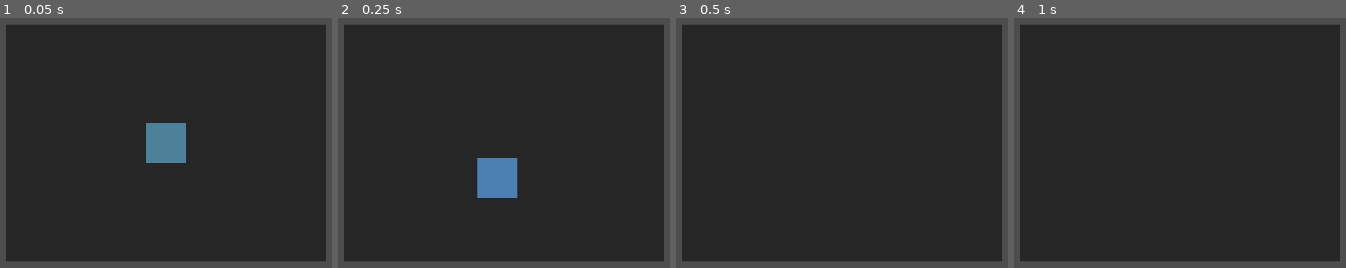
Above: before the commit, frames 1-4 (left to right).
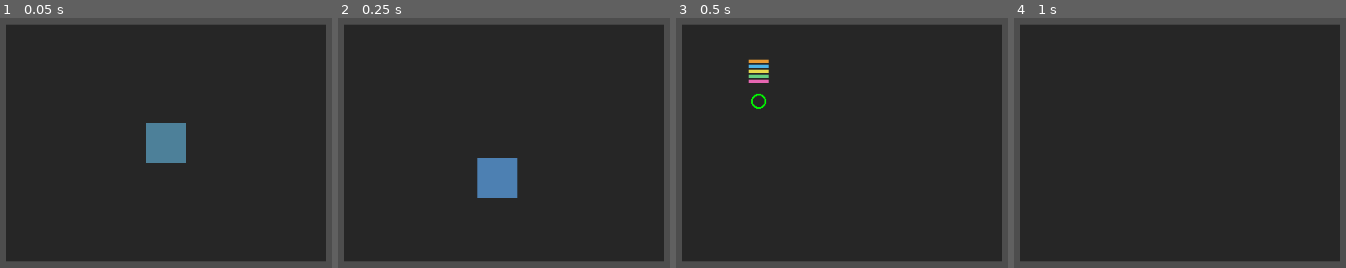
Above: after the commit, the same moments.

Repository: NikkiKoole/simgodot
Game: Godot game, scene res://scenes/tests/test_debug_commands.tscn
Two runs of this game, one before a commit and one after it. Both use one fixed random seed, a clock stepped at 60 frames per second and the inputs below. This scene is started directly instead of the project's main scene.
Inputs (mouse positions are in pixels of both pictures, inside the frame that each line leads up to):
- Up to frame 1 (0.05 s): no input
- Up to frame 2 (0.25 s): no input
- Up to frame 3 (0.5 s): no input
- Up to frame 4 (1 s): tap Enter at 0.5 s; move the mouse to (outside the picture) at 0.52 s; hold D (move_right) from 0.53 s (still down); tap E (interact) at 0.6 s; click (outside the picture) at 0.67 s

Frames 1-2 are identical in both runs. In frame 3, 0.6% of the frame differs, in the area x 21-29%, y 16-37%; in frame 4, nothing differs.

Commit message:
feat: [US-004] - Implement NPC spawning and motive adjustment

Diff:
--- a/scripts/debug_commands.gd
+++ b/scripts/debug_commands.gd
@@ -10,10 +10,13 @@
 signal item_spawned(item: ItemEntity)
 signal station_spawned(station: Station)
 signal station_removed(station: Station)
+signal npc_spawned(npc: Node)
+signal motive_changed(npc: Node, motive_name: String, old_value: float, new_value: float)
 
 # Scenes for spawning entities
 const ItemEntityScene = preload("res://scenes/objects/item_entity.tscn")
 const StationScene = preload("res://scenes/objects/station.tscn")
+const NPCScene = preload("res://scenes/npc.tscn")
 
 # Grid size for snapping station positions (in pixels)
 const GRID_SIZE: int = 32
@@ -23,6 +26,9 @@
 
 # Track runtime-spawned stations for cleanup
 var runtime_stations: Array[Station] = []
+
+# Track runtime-spawned NPCs for cleanup
+var runtime_npcs: Array[Node] = []
 
 
 func _ready() -> void:
@@ -538,3 +544,195 @@
 			station_removed.emit(station)
 			station.queue_free()
 	runtime_stations.clear()
+
+
+# =============================================================================
+# NPC SPAWNING AND MOTIVE ADJUSTMENT (US-004)
+# =============================================================================
+
+## Valid motive names that can be adjusted
+const VALID_MOTIVE_NAMES: Array[String] = [
+	"hunger", "energy", "bladder", "hygiene", "fun"
+]
+
+## Motive name to MotiveType enum mapping
+const MOTIVE_NAME_TO_TYPE: Dictionary = {
+	"hunger": Motive.MotiveType.HUNGER,
+	"energy": Motive.MotiveType.ENERGY,
+	"bladder": Motive.MotiveType.BLADDER,
+	"hygiene": Motive.MotiveType.HYGIENE,
+	"fun": Motive.MotiveType.FUN
+}
+
+
+## Spawn an NPC at a position with optional initial motives
+## position: World position for the NPC
+## motives_dict: Optional dictionary of motive values {motive_name: value}
+##               If not provided, defaults to full motives (100 for all)
+## Returns the spawned NPC, or null if spawning failed
+func spawn_npc(position: Vector2, motives_dict: Dictionary = {}) -> Node:
+	# Create the NPC instance
+	var npc: Node = NPCScene.instantiate()
+
+	# Add to scene tree
+	var level: Node = _get_level_node()
+	if level == null:
+		push_error("DebugCommands.spawn_npc: Could not find Level node")
+		npc.queue_free()
+		return null
+
+	level.add_child(npc)
+	npc.global_position = position
+
+	# Wait for NPC to initialize (motives are created in _ready)
+	# We need to set motives after the NPC is in the tree
+	if npc.get("motives") != null and npc.motives != null:
+		# Set motives - either from provided dict or default to full
+		if motives_dict.is_empty():
+			# Default to full motives (100 for all)
+			_set_all_motives_to_value(npc, 100.0)
+		else:
+			# Set provided motives, default others to 100
+			_set_all_motives_to_value(npc, 100.0)
+			for motive_name in motives_dict:
+				var value: float = motives_dict[motive_name]
+				_set_motive_internal(npc, motive_name, value)
+
+	# Track as runtime-spawned NPC
+	runtime_npcs.append(npc)
+
+	# Emit signal
+	npc_spawned.emit(npc)
+
+	return npc
+
+
+## Set a single motive for an NPC
+## npc: The NPC node
+## motive_name: Name of the motive (hunger, energy, bladder, hygiene, fun)
+## value: New value for the motive (will be clamped to 0-100 range, mapped to -100 to +100 internal)
+## Returns true if successful, false otherwise
+func set_npc_motive(npc: Node, motive_name: String, value: float) -> bool:
+	if npc == null:
+		push_error("DebugCommands.set_npc_motive: npc is null")
+		return false
+
+	if not is_instance_valid(npc):
+		push_error("DebugCommands.set_npc_motive: npc is not a valid instance")
+		return false
+
+	if npc.get("motives") == null or npc.motives == null:
+		push_error("DebugCommands.set_npc_motive: npc does not have motives")
+		return false
+
+	var lower_name: String = motive_name.to_lower()
+	if lower_name not in VALID_MOTIVE_NAMES:
+		push_error("DebugCommands.set_npc_motive: Invalid motive name '" + motive_name + "'. Valid names: " + str(VALID_MOTIVE_NAMES))
+		return false
+
+	return _set_motive_internal(npc, lower_name, value)
+
+
+## Set multiple motives for an NPC at once
+## npc: The NPC node
+## motives_dict: Dictionary of {motive_name: value} pairs
+## Returns true if all motives were set successfully, false if any failed
+func set_npc_motives(npc: Node, motives_dict: Dictionary) -> bool:
+	if npc == null:
+		push_error("DebugCommands.set_npc_motives: npc is null")
+		return false
+
+	if not is_instance_valid(npc):
+		push_error("DebugCommands.set_npc_motives: npc is not a valid instance")
+		return false
+
+	if npc.get("motives") == null or npc.motives == null:
+		push_error("DebugCommands.set_npc_motives: npc does not have motives")
+		return false
+
+	var all_success: bool = true
+	for motive_name in motives_dict:
+		var value: float = motives_dict[motive_name]
+		if not _set_motive_internal(npc, motive_name.to_lower(), value):
+			all_success = false
+
+	return all_success
+
+
+## Internal helper to set a motive value and emit signal
+## value is in 0-100 range (user-friendly), converted to -100 to +100 internal range
+func _set_motive_internal(npc: Node, motive_name: String, value: float) -> bool:
+	if not MOTIVE_NAME_TO_TYPE.has(motive_name):
+		push_error("DebugCommands._set_motive_internal: Unknown motive '" + motive_name + "'")
+		return false
+
+	var motive_type: Motive.MotiveType = MOTIVE_NAME_TO_TYPE[motive_name]
+	var motives: Motive = npc.motives
+
+	# Clamp value to 0-100 range and convert to internal -100 to +100 range
+	# User provides 0-100 where 0 = critical need, 100 = fully satisfied
+	# Internal uses -100 to +100 where -100 = critical, +100 = satisfied
+	var clamped_value: float = clampf(value, 0.0, 100.0)
+	var internal_value: float = (clamped_value * 2.0) - 100.0  # 0->-100, 50->0, 100->+100
+
+	# Get old value for signal (convert back to 0-100 range for consistency)
+	var old_internal: float = motives.get_value(motive_type)
+	var old_value: float = (old_internal + 100.0) / 2.0  # Convert -100..+100 to 0..100
+
+	# Set the new value directly in the motives dictionary
+	motives.values[motive_type] = internal_value
+
+	# Emit signal with 0-100 range values
+	motive_changed.emit(npc, motive_name, old_value, clamped_value)
+
+	return true
+
+
+## Internal helper to set all motives to a specific value
+func _set_all_motives_to_value(npc: Node, value: float) -> void:
+	if npc.get("motives") == null or npc.motives == null:
+		return
+
+	for motive_name in VALID_MOTIVE_NAMES:
+		_set_motive_internal(npc, motive_name, value)
+
+
+## Get all runtime-spawned NPCs
+func get_runtime_npcs() -> Array[Node]:
+	# Clean up any freed NPCs from the list
+	var valid_npcs: Array[Node] = []
+	for npc in runtime_npcs:
+		if is_instance_valid(npc):
+			valid_npcs.append(npc)
+	runtime_npcs = valid_npcs
+	return runtime_npcs.duplicate()
+
+
+## Remove all runtime-spawned NPCs
+func clear_runtime_npcs() -> void:
+	# Iterate in reverse to safely remove while iterating
+	for i in range(runtime_npcs.size() - 1, -1, -1):
+		var npc: Node = runtime_npcs[i]
+		if is_instance_valid(npc):
+			npc.queue_free()
+	runtime_npcs.clear()
+
+
+## Get motive value for an NPC in user-friendly 0-100 range
+## Returns -1 if invalid
+func get_npc_motive(npc: Node, motive_name: String) -> float:
+	if npc == null or not is_instance_valid(npc):
+		return -1.0
+
+	if npc.get("motives") == null or npc.motives == null:
+		return -1.0
+
+	var lower_name: String = motive_name.to_lower()
+	if not MOTIVE_NAME_TO_TYPE.has(lower_name):
+		return -1.0
+
+	var motive_type: Motive.MotiveType = MOTIVE_NAME_TO_TYPE[lower_name]
+	var internal_value: float = npc.motives.get_value(motive_type)
+
+	# Convert from internal -100..+100 to user-friendly 0..100
+	return (internal_value + 100.0) / 2.0
--- a/scripts/ralph/prd.json
+++ b/scripts/ralph/prd.json
@@ -55,7 +55,7 @@
         "Project runs without errors"
       ],
       "priority": 3,
-      "passes": false,
+      "passes": true,
       "notes": "Use existing station.tscn as base, configure via tags"
     },
     {
--- a/scripts/tests/test_debug_commands.gd
+++ b/scripts/tests/test_debug_commands.gd
@@ -47,6 +47,18 @@
 	await test_get_runtime_stations()
 	await test_clear_runtime_stations()
 
+	# US-004: NPC spawning and motive adjustment tests
+	await test_spawn_npc_default_motives()
+	await test_spawn_npc_custom_motives()
+	await test_spawn_npc_signal()
+	await test_set_npc_motive()
+	await test_set_npc_motive_clamping()
+	await test_set_npc_motive_signal()
+	await test_set_npc_motives_batch()
+	await test_set_npc_motive_invalid_name()
+	await test_get_runtime_npcs()
+	await test_clear_runtime_npcs()
+
 	_log_summary()
 
 
@@ -634,3 +646,312 @@
 	assert_eq(DebugCommands.get_runtime_stations().size(), 0, "Should have 0 runtime stations after clear")
 	assert_false(is_instance_valid(station1), "station1 should be freed")
 	assert_false(is_instance_valid(station2), "station2 should be freed")
+
+
+# =============================================================================
+# US-004: NPC Spawning and Motive Adjustment Tests
+# =============================================================================
+
+func test_spawn_npc_default_motives() -> void:
+	test("spawn_npc with no motives_dict defaults to full motives")
+
+	# Clear any existing runtime NPCs
+	DebugCommands.clear_runtime_npcs()
+
+	var spawn_position := Vector2(100, 100)
+	var npc: Node = DebugCommands.spawn_npc(spawn_position)
+
+	await get_tree().process_frame
+	await get_tree().process_frame
+
+	assert_not_null(npc, "spawn_npc should return an NPC")
+	assert_true(is_instance_valid(npc), "NPC should be valid")
+	assert_not_null(npc.get_parent(), "NPC should have a parent")
+
+	# Check position
+	assert_eq(npc.global_position, spawn_position, "NPC should be at spawn position")
+
+	# Check all motives are at 100 (full)
+	var hunger: float = DebugCommands.get_npc_motive(npc, "hunger")
+	var energy: float = DebugCommands.get_npc_motive(npc, "energy")
+	var bladder: float = DebugCommands.get_npc_motive(npc, "bladder")
+	var hygiene: float = DebugCommands.get_npc_motive(npc, "hygiene")
+	var fun: float = DebugCommands.get_npc_motive(npc, "fun")
+
+	assert_eq(hunger, 100.0, "Hunger should be 100 (full)")
+	assert_eq(energy, 100.0, "Energy should be 100 (full)")
+	assert_eq(bladder, 100.0, "Bladder should be 100 (full)")
+	assert_eq(hygiene, 100.0, "Hygiene should be 100 (full)")
+	assert_eq(fun, 100.0, "Fun should be 100 (full)")
+
+	# Cleanup
+	DebugCommands.clear_runtime_npcs()
+
+
+func test_spawn_npc_custom_motives() -> void:
+	test("spawn_npc with motives_dict sets specified motives")
+
+	DebugCommands.clear_runtime_npcs()
+
+	var spawn_position := Vector2(200, 200)
+	var custom_motives := {
+		"hunger": 20.0,  # Low hunger (hungry)
+		"energy": 80.0,  # High energy
+		"bladder": 50.0  # Medium bladder
+	}
+
+	var npc: Node = DebugCommands.spawn_npc(spawn_position, custom_motives)
+
+	await get_tree().process_frame
+	await get_tree().process_frame
+
+	assert_not_null(npc, "spawn_npc should return an NPC")
+
+	# Check custom motives are set correctly
+	var hunger: float = DebugCommands.get_npc_motive(npc, "hunger")
+	var energy: float = DebugCommands.get_npc_motive(npc, "energy")
+	var bladder: float = DebugCommands.get_npc_motive(npc, "bladder")
+	var hygiene: float = DebugCommands.get_npc_motive(npc, "hygiene")
+	var fun: float = DebugCommands.get_npc_motive(npc, "fun")
+
+	assert_eq(hunger, 20.0, "Hunger should be 20")
+	assert_eq(energy, 80.0, "Energy should be 80")
+	assert_eq(bladder, 50.0, "Bladder should be 50")
+	# Unspecified motives should default to 100
+	assert_eq(hygiene, 100.0, "Hygiene should default to 100")
+	assert_eq(fun, 100.0, "Fun should default to 100")
+
+	# Cleanup
+	DebugCommands.clear_runtime_npcs()
+
+
+func test_spawn_npc_signal() -> void:
+	test("spawn_npc emits npc_spawned signal")
+
+	DebugCommands.clear_runtime_npcs()
+
+	var signal_data: Array = [false, null]
+
+	var callback := func(spawned_npc: Node) -> void:
+		signal_data[0] = true
+		signal_data[1] = spawned_npc
+
+	DebugCommands.npc_spawned.connect(callback)
+
+	var npc: Node = DebugCommands.spawn_npc(Vector2(50, 50))
+
+	await get_tree().process_frame
+
+	assert_true(signal_data[0], "npc_spawned signal should be emitted")
+	assert_eq(signal_data[1], npc, "Signal should pass the spawned NPC")
+
+	# Cleanup
+	DebugCommands.npc_spawned.disconnect(callback)
+	DebugCommands.clear_runtime_npcs()
+
+
+func test_set_npc_motive() -> void:
+	test("set_npc_motive changes individual motive value")
+
+	DebugCommands.clear_runtime_npcs()
+
+	var npc: Node = DebugCommands.spawn_npc(Vector2(100, 100))
+
+	await get_tree().process_frame
+	await get_tree().process_frame
+
+	# Set hunger to low value
+	var result: bool = DebugCommands.set_npc_motive(npc, "hunger", 10.0)
+	assert_true(result, "set_npc_motive should return true")
+
+	var hunger: float = DebugCommands.get_npc_motive(npc, "hunger")
+	assert_eq(hunger, 10.0, "Hunger should be 10 after setting")
+
+	# Other motives should be unchanged
+	var energy: float = DebugCommands.get_npc_motive(npc, "energy")
+	assert_eq(energy, 100.0, "Energy should still be 100")
+
+	# Test case-insensitivity
+	var result2: bool = DebugCommands.set_npc_motive(npc, "ENERGY", 75.0)
+	assert_true(result2, "set_npc_motive should work with uppercase")
+
+	var energy2: float = DebugCommands.get_npc_motive(npc, "energy")
+	assert_eq(energy2, 75.0, "Energy should be 75 after setting")
+
+	# Cleanup
+	DebugCommands.clear_runtime_npcs()
+
+
+func test_set_npc_motive_clamping() -> void:
+	test("set_npc_motive clamps values to 0-100 range")
+
+	DebugCommands.clear_runtime_npcs()
+
+	var npc: Node = DebugCommands.spawn_npc(Vector2(100, 100))
+
+	await get_tree().process_frame
+	await get_tree().process_frame
+
+	# Test value above 100 gets clamped
+	DebugCommands.set_npc_motive(npc, "hunger", 150.0)
+	var hunger: float = DebugCommands.get_npc_motive(npc, "hunger")
+	assert_eq(hunger, 100.0, "Hunger should be clamped to 100")
+
+	# Test value below 0 gets clamped
+	DebugCommands.set_npc_motive(npc, "energy", -50.0)
+	var energy: float = DebugCommands.get_npc_motive(npc, "energy")
+	assert_eq(energy, 0.0, "Energy should be clamped to 0")
+
+	# Test boundary values
+	DebugCommands.set_npc_motive(npc, "bladder", 0.0)
+	var bladder: float = DebugCommands.get_npc_motive(npc, "bladder")
+	assert_eq(bladder, 0.0, "Bladder should be exactly 0")
+
+	DebugCommands.set_npc_motive(npc, "hygiene", 100.0)
+	var hygiene: float = DebugCommands.get_npc_motive(npc, "hygiene")
+	assert_eq(hygiene, 100.0, "Hygiene should be exactly 100")
+
+	# Cleanup
+	DebugCommands.clear_runtime_npcs()
+
+
+func test_set_npc_motive_signal() -> void:
+	test("set_npc_motive emits motive_changed signal")
+
+	DebugCommands.clear_runtime_npcs()
+
+	var npc: Node = DebugCommands.spawn_npc(Vector2(100, 100))
+
+	await get_tree().process_frame
+	await get_tree().process_frame
+
+	var signal_data: Array = [false, null, "", 0.0, 0.0]
+
+	var callback := func(changed_npc: Node, motive_name: String, old_value: float, new_value: float) -> void:
+		signal_data[0] = true
+		signal_data[1] = changed_npc
+		signal_data[2] = motive_name
+		signal_data[3] = old_value
+		signal_data[4] = new_value
+
+	DebugCommands.motive_changed.connect(callback)
+
+	# Change hunger from 100 to 25
+	DebugCommands.set_npc_motive(npc, "hunger", 25.0)
+
+	assert_true(signal_data[0], "motive_changed signal should be emitted")
+	assert_eq(signal_data[1], npc, "Signal should pass the NPC")
+	assert_eq(signal_data[2], "hunger", "Signal should pass motive name")
+	assert_eq(signal_data[3], 100.0, "Signal should pass old value (100)")
+	assert_eq(signal_data[4], 25.0, "Signal should pass new value (25)")
+
+	# Cleanup
+	DebugCommands.motive_changed.disconnect(callback)
+	DebugCommands.clear_runtime_npcs()
+
+
+func test_set_npc_motives_batch() -> void:
+	test("set_npc_motives changes multiple motives at once")
+
+	DebugCommands.clear_runtime_npcs()
+
+	var npc: Node = DebugCommands.spawn_npc(Vector2(100, 100))
+
+	await get_tree().process_frame
+	await get_tree().process_frame
+
+	var motives_to_set := {
+		"hunger": 15.0,
+		"energy": 30.0,
+		"bladder": 45.0,
+		"hygiene": 60.0,
+		"fun": 75.0
+	}
+
+	var result: bool = DebugCommands.set_npc_motives(npc, motives_to_set)
+	assert_true(result, "set_npc_motives should return true")
+
+	# Verify all motives were set
+	assert_eq(DebugCommands.get_npc_motive(npc, "hunger"), 15.0, "Hunger should be 15")
+	assert_eq(DebugCommands.get_npc_motive(npc, "energy"), 30.0, "Energy should be 30")
+	assert_eq(DebugCommands.get_npc_motive(npc, "bladder"), 45.0, "Bladder should be 45")
+	assert_eq(DebugCommands.get_npc_motive(npc, "hygiene"), 60.0, "Hygiene should be 60")
+	assert_eq(DebugCommands.get_npc_motive(npc, "fun"), 75.0, "Fun should be 75")
+
+	# Cleanup
+	DebugCommands.clear_runtime_npcs()
+
+
+func test_set_npc_motive_invalid_name() -> void:
+	test("set_npc_motive returns false for invalid motive name")
+
+	DebugCommands.clear_runtime_npcs()
+
+	var npc: Node = DebugCommands.spawn_npc(Vector2(100, 100))
+
+	await get_tree().process_frame
+	await get_tree().process_frame
+
+	# Invalid motive name
+	var result: bool = DebugCommands.set_npc_motive(npc, "invalid_motive", 50.0)
+	assert_false(result, "set_npc_motive should return false for invalid motive")
+
+	# Empty motive name
+	var result2: bool = DebugCommands.set_npc_motive(npc, "", 50.0)
+	assert_false(result2, "set_npc_motive should return false for empty motive name")
+
+	# Null NPC
+	var result3: bool = DebugCommands.set_npc_motive(null, "hunger", 50.0)
+	assert_false(result3, "set_npc_motive should return false for null NPC")
+
+	# Cleanup
+	DebugCommands.clear_runtime_npcs()
+
+
+func test_get_runtime_npcs() -> void:
+	test("get_runtime_npcs returns all spawned NPCs")
+
+	DebugCommands.clear_runtime_npcs()
+
+	await get_tree().process_frame
+
+	# Spawn some NPCs
+	var npc1: Node = DebugCommands.spawn_npc(Vector2(0, 0))
+	var npc2: Node = DebugCommands.spawn_npc(Vector2(100, 0))
+	var npc3: Node = DebugCommands.spawn_npc(Vector2(200, 0))
+
+	await get_tree().process_frame
+
+	var runtime_npcs: Array[Node] = DebugCommands.get_runtime_npcs()
+
+	assert_eq(runtime_npcs.size(), 3, "Should have 3 runtime NPCs")
+	assert_true(npc1 in runtime_npcs, "npc1 should be in runtime NPCs")
+	assert_true(npc2 in runtime_npcs, "npc2 should be in runtime NPCs")
+	assert_true(npc3 in runtime_npcs, "npc3 should be in runtime NPCs")
+
+	# Cleanup
+	DebugCommands.clear_runtime_npcs()
+
+
+func test_clear_runtime_npcs() -> void:
+	test("clear_runtime_npcs removes all spawned NPCs")
+
+	DebugCommands.clear_runtime_npcs()
+
+	# Spawn some NPCs
+	var npc1: Node = DebugCommands.spawn_npc(Vector2(0, 100))
+	var npc2: Node = DebugCommands.spawn_npc(Vector2(100, 100))
+
+	await get_tree().process_frame
+
+	assert_eq(DebugCommands.get_runtime_npcs().size(), 2, "Should have 2 runtime NPCs")
+
+	# Clear all
+	DebugCommands.clear_runtime_npcs()
+
+	await get_tree().process_frame
+	await get_tree().process_frame
+
+	assert_eq(DebugCommands.get_runtime_npcs().size(), 0, "Should have 0 runtime NPCs after clear")
+	assert_false(is_instance_valid(npc1), "npc1 should be freed")
+	assert_false(is_instance_valid(npc2), "npc2 should be freed")
Not shown, changed: scripts/ralph/progress.txt
